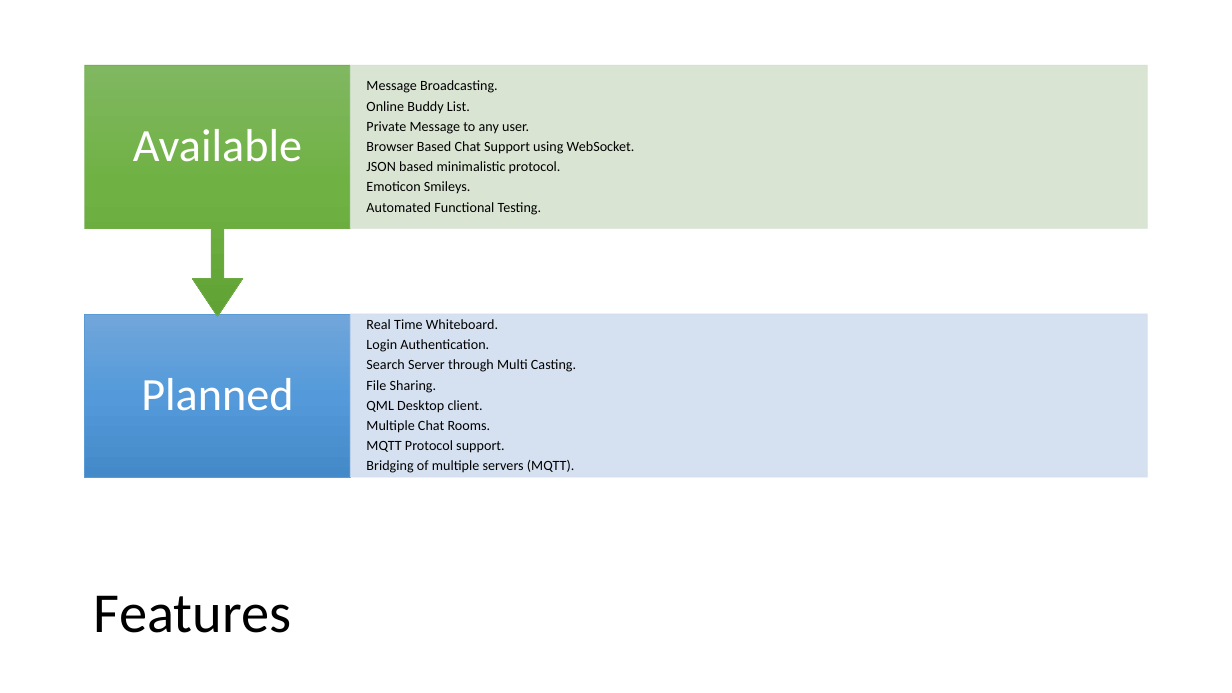
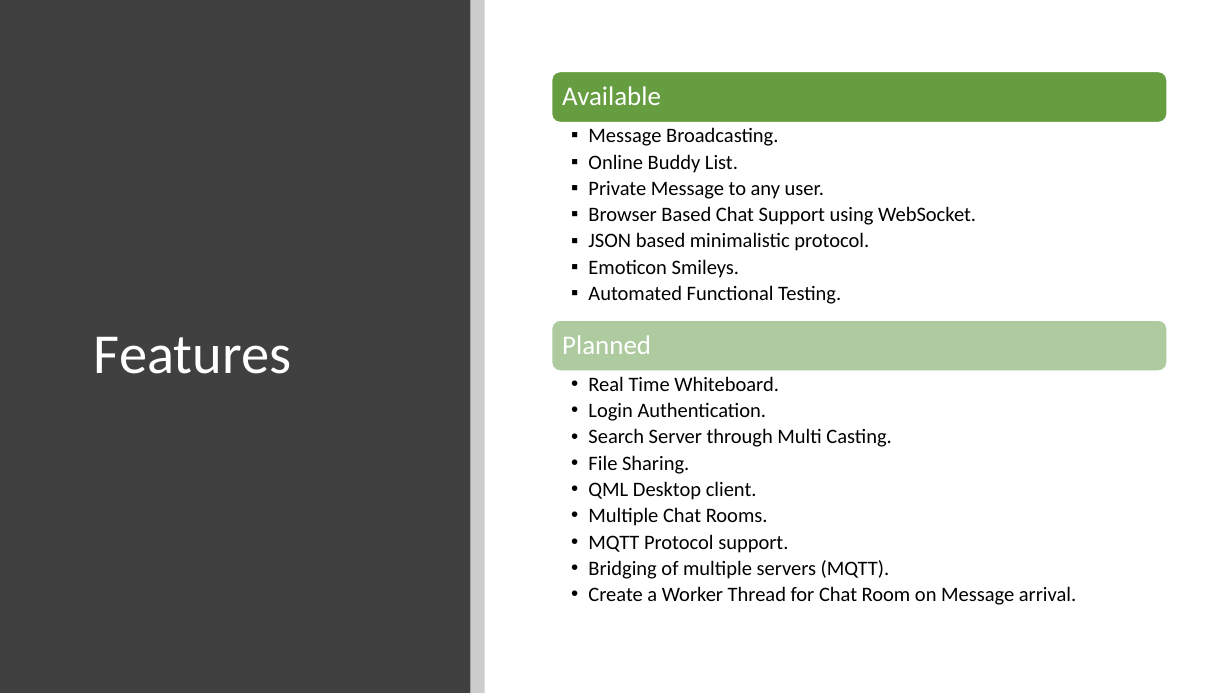
Before and after one commit to karthagokul/ChitChat, a slide deck: slide 2 of Overview.pptx. Drawn at 1232x693 pixels with LibreOffice and Linux fonts; fonts in the diff are those of the drawing. Boxes give left, top, right and bottom in pixels: in the first picture for what was removed or moved away, otherwise in the second. Text is boxed around its words. In the diff, an @@ line names an element or a change of style, - is before the commit and + after.

Commit message:
Presentation Updates

```diff
--- a/Overview.pptx
+++ b/Overview.pptx
@@ rectangle added at [0,0,470,693], fill #404040 @@
@@ rectangle added at [470,0,485,693], fill #000000 at 20% opacity @@
@@ title "Features": place and size @@
-title "Features" at [94,595,291,633]
+title "Features" at [94,336,291,374]
@@ title "Features" at [94,336,291,374]: text colour #000000 to #FFFFFF @@
@@ group removed at [85,66,1147,478]: 3 rectangles, 1 up arrow callout @@
@@ rounded rectangle added at [552,71,1167,122], fill #669D40, outline #FFFFFF 1 pt @@
@@ text "Available" at [562,86,661,105]: size 36 to 21 pt; alignment centre to left; less space between paragraphs @@
@@ text "Available": place and size @@
-text "Available" at [133,129,302,162]
+text "Available" at [562,86,661,105]
@@ text "Message Broadcasting.": place and size @@
-text "Message Broadcasting." at [366,80,635,215]
+text "Message Broadcasting." at [588,127,976,304]
@@ text "Message Broadcasting." at [588,127,976,304]: size 11 to 16 pt; bullet none to ▪; list level 1 to 2 in "Message Broadcasting."; list level 1 to 2 in "Online Buddy List."; list level 1 to 2 in "Private Message to any user."; list level 1 to 2 in "Browser Based Chat Support using ..."; list level 1 to 2 in "JSON based minimalistic protocol."; list level 1 to 2 in "Emoticon Smileys."; list level 1 to 2 in "Automated Functional Testing."; vertical alignment middle to top @@
@@ rounded rectangle added at [552,320,1167,371], fill #ADCBA0, outline #FFFFFF 1 pt @@
@@ text "Planned": place and size @@
-text "Planned" at [141,378,293,411]
+text "Planned" at [562,335,651,354]
@@ text "Planned" at [562,335,651,354]: size 36 to 21 pt; alignment centre to left; less space between paragraphs @@
@@ text "Real Time Whiteboard.": place and size @@
-text "Real Time Whiteboard." at [366,319,576,473]
+text "Real Time Whiteboard." at [588,376,1076,605]
@@ text "Real Time Whiteboard." at [588,376,1076,605]: vertical alignment middle to top @@
@@ text at [588,376,891,579]: size 11 to 16 pt in "Real Time Whiteboard.", "Login Authentication.", "Search Server through Multi Casting.", "File Sharing." and 4 more places; bullet none to •; list level 1 to 2 in "Real Time Whiteboard."; list level 1 to 2 in "Login Authentication."; list level 1 to 2 in "Search Server through Multi Casting."; list level 1 to 2 in "File Sharing."; list level 1 to 2 in "QML Desktop client."; list level 1 to 2 in "Multiple Chat Rooms."; list level 1 to 2 in "MQTT Protocol support."; list level 1 to 2 in "Bridging of multiple servers (MQTT)." @@
@@ text at [588,586,1076,605]: paragraph added @@
+  • Create a Worker Thread for Chat Room on Message arrival.
```
Also in this commit, not shown: 1 other file.
